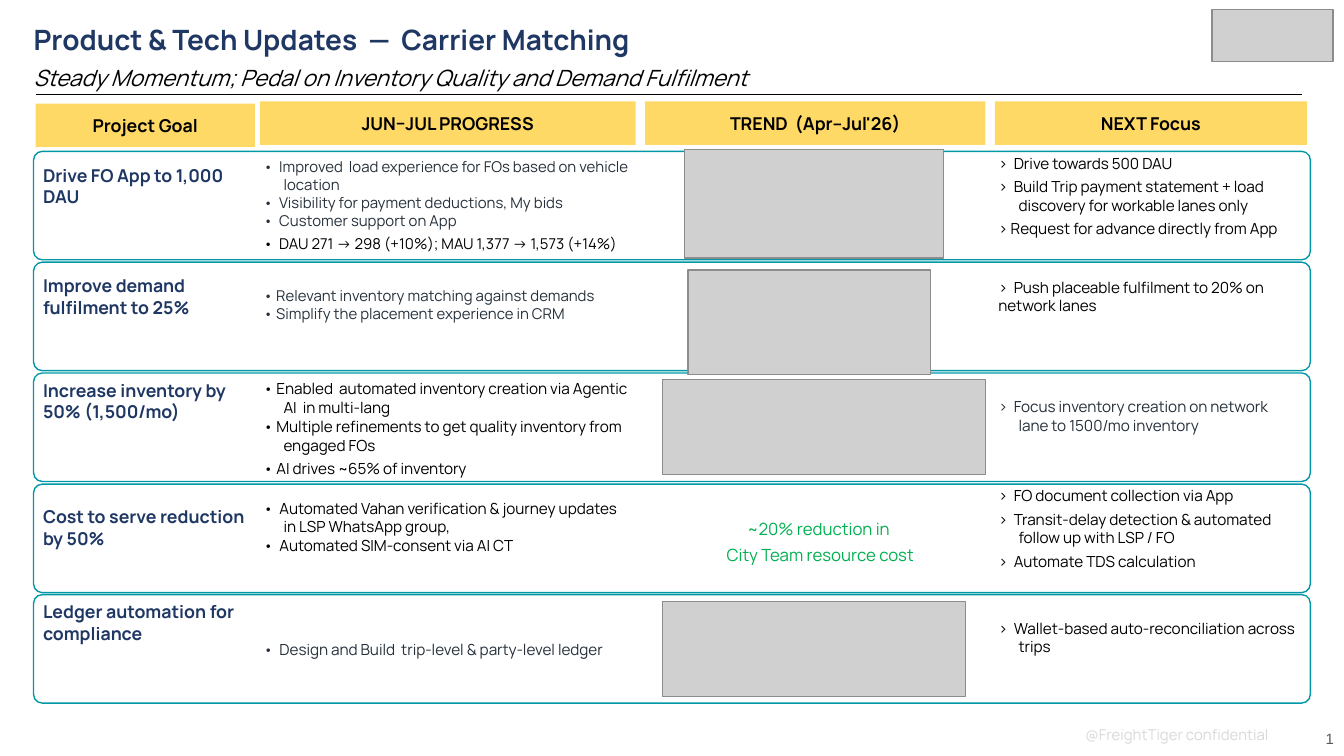
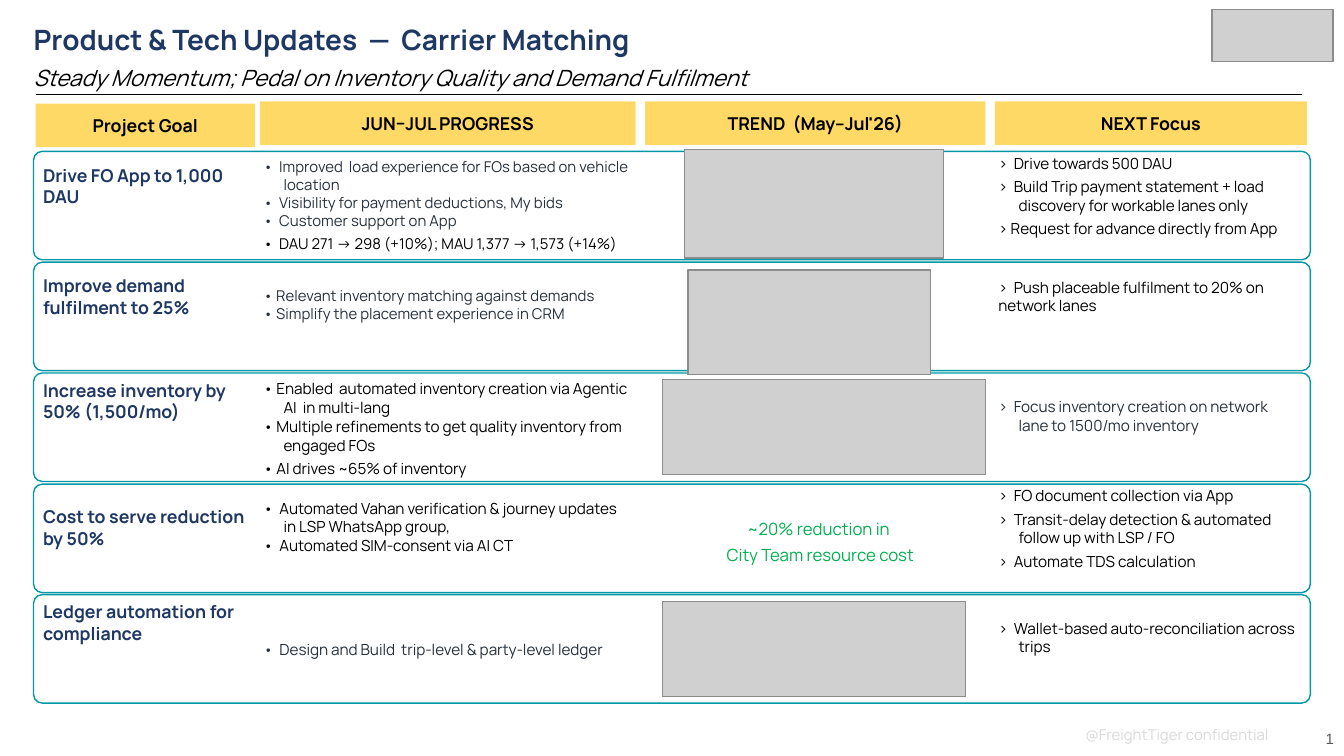
Before and after one commit to Devendra471/linear-prd-agent, a slide deck: slide 1 of board_review_q2_2026/july_update/TML_July_Update.pptx. Drawn at 1344x756 pixels with LibreOffice and Linux fonts; fonts in the diff are those of the drawing; grey boxes stand for pictures. Boxes give left, top, right and bottom in pixels: in the first picture for what was removed or moved away, otherwise in the second. Text is boxed around its words. In the diff, an @@ line names an element or a change of style, - is before the commit and + after.

```diff
--- a/board_review_q2_2026/july_update/TML_July_Update.pptx
+++ b/board_review_q2_2026/july_update/TML_July_Update.pptx
@@ text in rectangle at (728, 114, 903, 135): text changed @@
-TREND (Apr–Jul'26)
+TREND (May–Jul'26)
```
Also in this commit, not shown: 4 other files.
